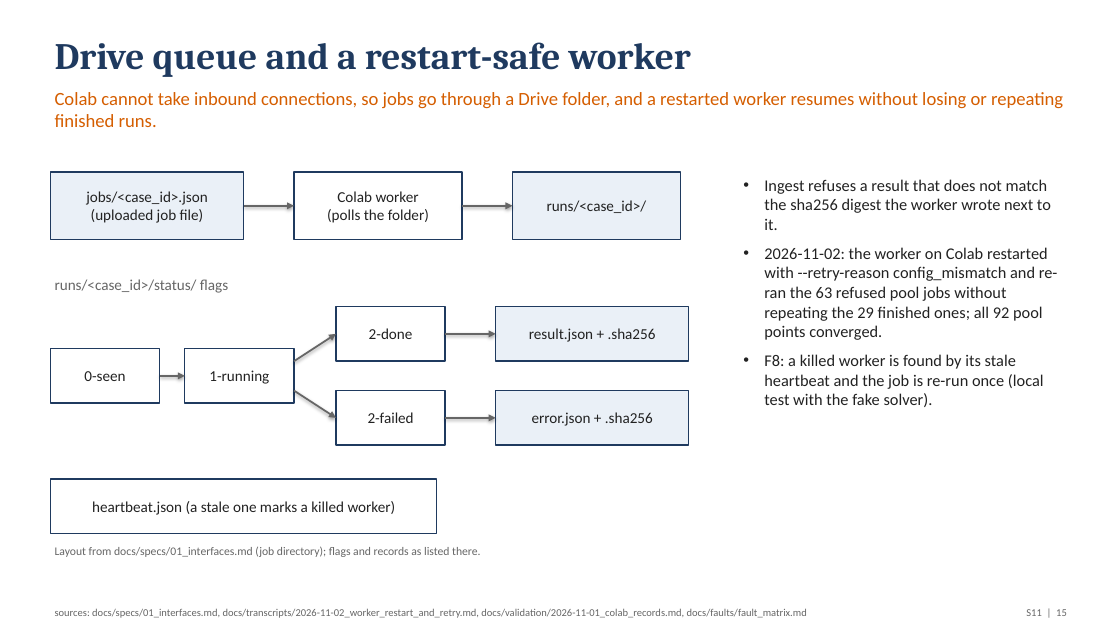
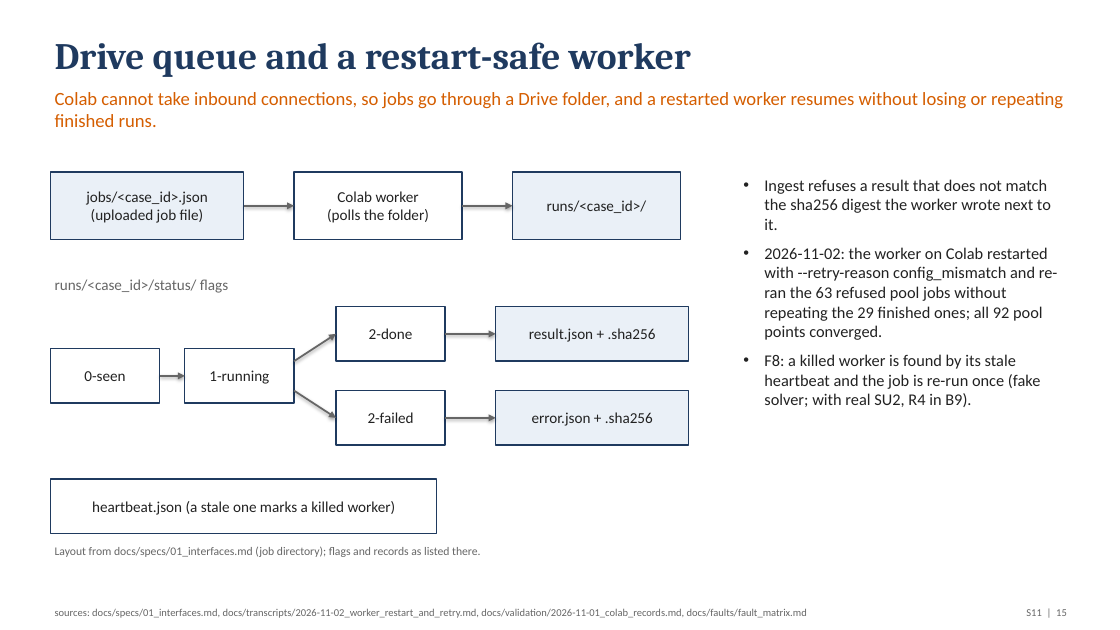
Before and after one commit to emarinhoss/ai-engineering, a slide deck: slide 15 of docs/talk/deck.pptx. Drawn at 1120x630 pixels with LibreOffice and Linux fonts; fonts in the diff are those of the drawing. Boxes give left, top, right and bottom in pixels: in the first picture for what was removed or moved away, otherwise in the second. Text is boxed around its words. In the diff, an @@ line names an element or a change of style, - is before the commit and + after.

```diff
--- a/docs/talk/deck.pptx
+++ b/docs/talk/deck.pptx
@@ text at <box>764,354,1041,407</box>: text changed @@
-• F8: a killed worker is found by its stale heartbeat and the job is re-run once (local test with the fake solver).
+• F8: a killed worker is found by its stale heartbeat and the job is re-run once (fake solver; with real SU2, R4 in B9).
```
Also in this commit, not shown: 2 other slides changed, 1 slide added, 20 other files.
